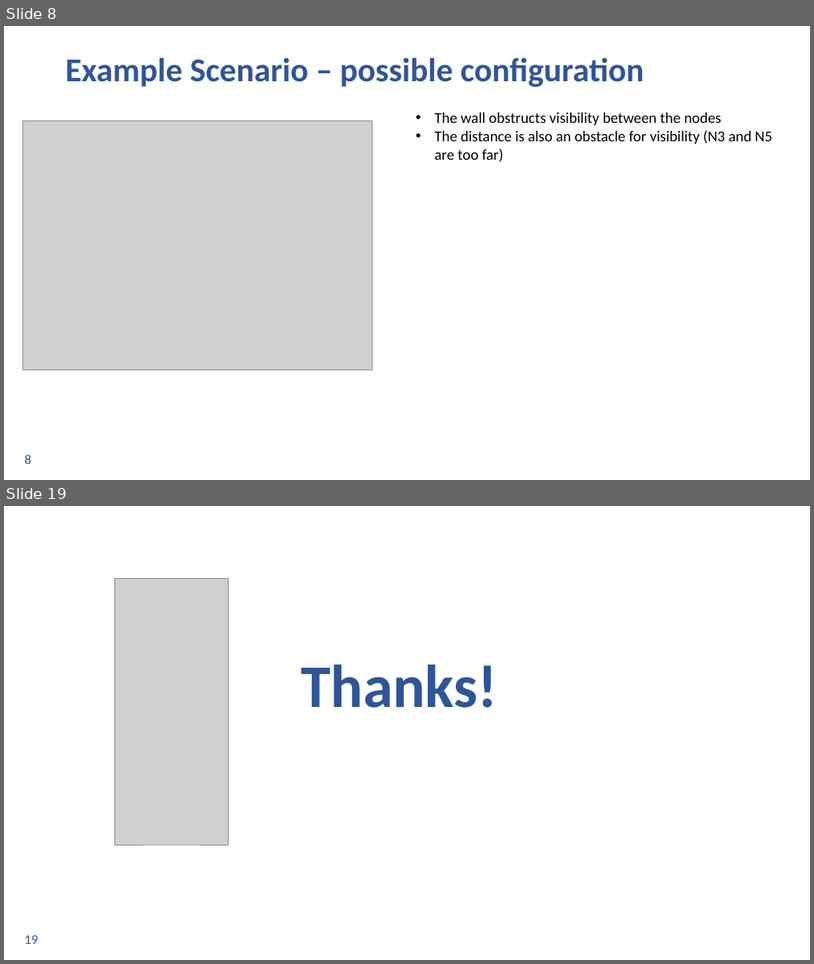
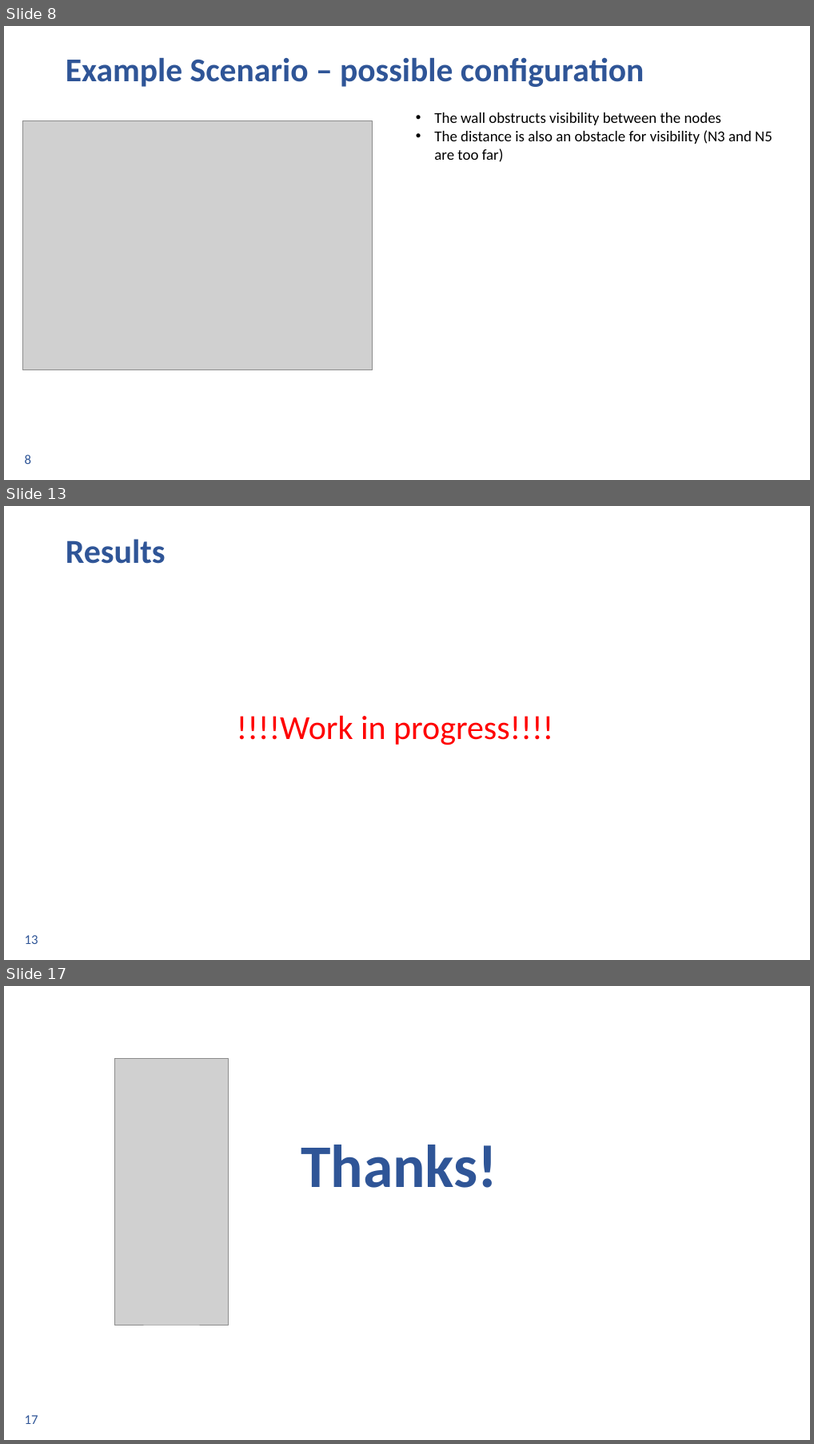
Before and after one commit to ingframin/SmartWirelessSimulator, a slide deck: Documentation/Presentation/Final.pptx. Shown one above the other, each under a label of ours: slides 8 and 19 before the commit, slides 8, 13 and 17 after it; the slides between them are not shown. The pictures are 814x964 and 814x1444 pixels, drawn with LibreOffice and Linux fonts; fonts in the diff are those of the drawing; grey boxes stand for pictures; background and template pictures are left out. Boxes give left, top, right and bottom in pixels: in the first picture for what was removed or moved away, otherwise in the second. Text is boxed around its words. In the diff, an @@ line names an element or a change of style, - is before the commit and + after.

```diff
--- a/Documentation/Presentation/Final.pptx
+++ b/Documentation/Presentation/Final.pptx
@@ slide 13 added at [4, 506, 810, 960], background #FFFFFF; not listed: 1 template element that a slide beside it also shows @@
@@ title added at [66, 539, 166, 564], 40 pt, text #2F5597, bold @@
+Results
@@ text added at [237, 716, 554, 745], 40 pt, text #FF0000 @@
+!!!!Work in progress!!!!
@@ what was slide 19 is now slide 17 @@
@@ page number at [25, 1415, 38, 1424]: text changed @@
-19
+17
```
Also in this commit, not shown: 8 slides changed, 4 other slides added, 7 slides removed.
